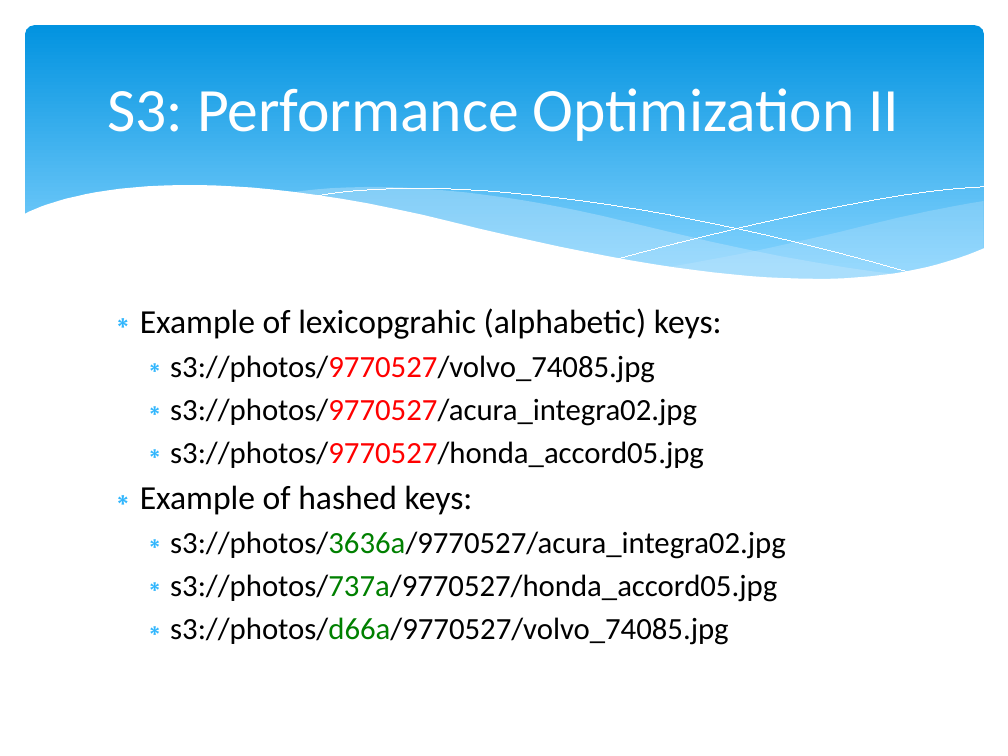
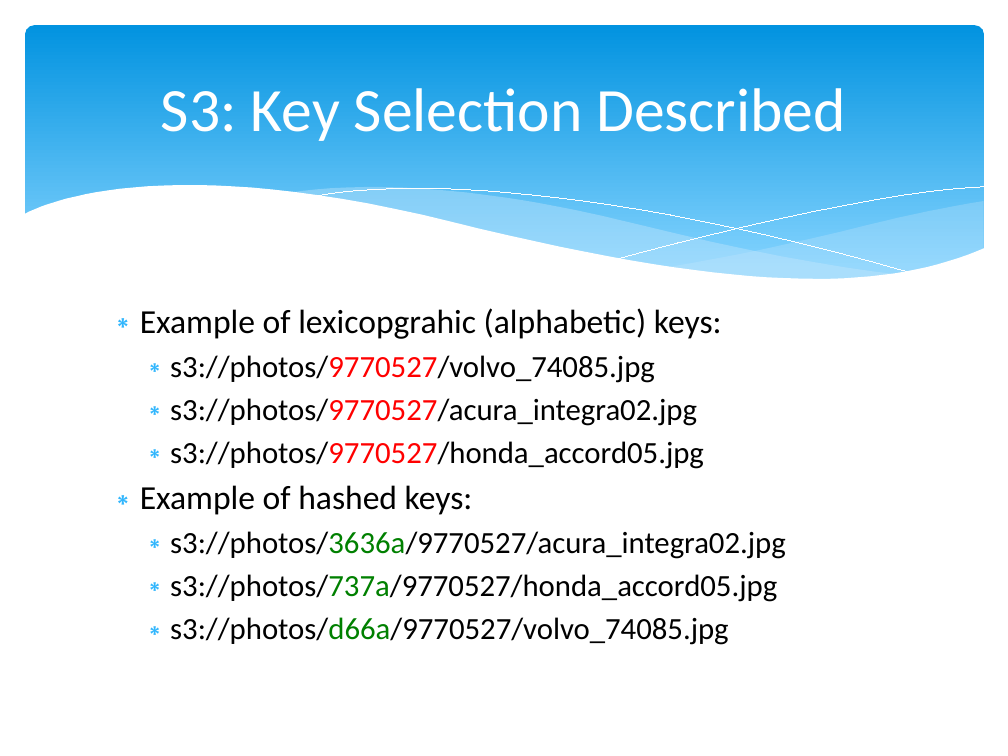
Before and after one commit to cloudavail/awstraining, a slide deck: slide 19 of aws-s3/aws-s3.pptx. Drawn at 1008x756 pixels with LibreOffice and Linux fonts; fonts in the diff are those of the drawing. Boxes give left, top, right and bottom in pixels: in the first picture for what was removed or moved away, otherwise in the second. Text is boxed around its words. In the diff, an @@ line names an element or a change of style, - is before the commit and + after.

```diff
--- a/aws-s3/aws-s3.pptx
+++ b/aws-s3/aws-s3.pptx
@@ title at (161, 88, 845, 141): text changed @@
-S3: Performance Optimization II
+S3: Key Selection Described
```
Also in this commit, not shown: 5 other slides changed, 2 slides removed, 12 other files.
